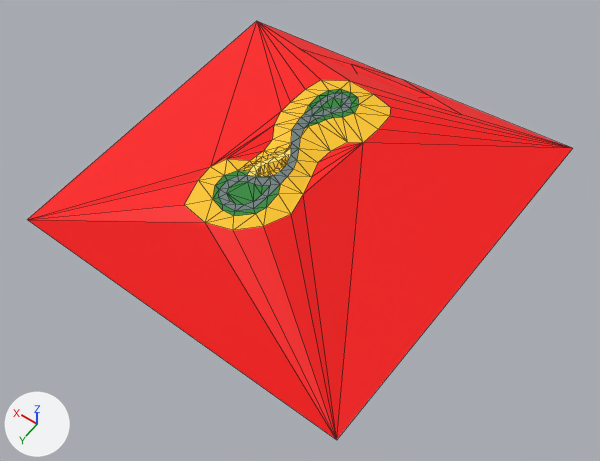
Before and after pictures for a commit that changed the Blender file assets/models/track/track model/track.blend.
Camera for both pictures: a camera (50 mm lens) standing at (-78.0, 104.7, 136.3) and looking at (-8.2, 7.0, -17.3). Lighting does not change. The marker at lower left points along +X, +Y and +Z. The first picture is the older version. Mesh edges are drawn as thin lines.

Names of what the first picture shows: 'Track'.
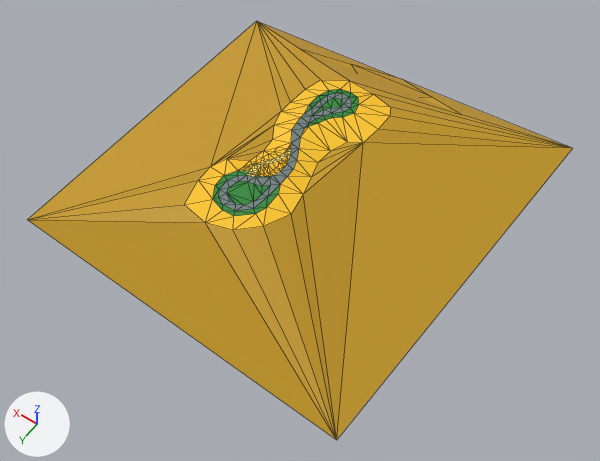
Boxes (x1, y1, x2, y2) around the edits, measured in the pictures (600 x 461 px):
'Track', recoloured, reshaped (red to yellow): (27, 21, 573, 440) in both
part 1 of me_plane, cut back: (227, 146, 299, 181) in both

Patch to the scene script:
```diff
--- a/assets/models/track/track model/track.blend.py
+++ b/assets/models/track/track model/track.blend.py
@@ mat_surface_ob @@
 mat_surface_ob = principled_material('surface_ob')
-mat_surface_ob.base_color = (1.0, 0.0, 0.0)  # red #ff0000
+mat_surface_ob.base_color = (0.565, 0.319, 0.011)  # yellow #c6991b
@@ me_plane @@
 # used by ob_track; location = (0.0, 0.0, 0.0)
-me_plane.from_pydata(...)  # 182 vertices, 312 faces; spans x -50.0..44.1, y -50.0..44.9, z -17.9..0.0
+me_plane.from_pydata(...)  # 219 vertices, 350 faces; spans x -50.0..44.1, y -50.0..44.9, z -17.9..0.1
+# me_plane part 1
+# 15 vertices are removed from x -1.9..2.9, y 1.2..10.0, z 0.0
+# 51 faces are deleted
+# 8 vertices in x -1.0..5.0, y 2.2..10.7, z -0.9..0.0 move by (0.0, 0.0, -0.2)
+# 5 vertices in x -2.4..-1.6, y 3.3..6.2, z -1.0..-0.3 move by (0.0, 0.0, -0.1)
+# 4 vertices in x -2.1..2.6, y 2.7..4.7, z -0.9..-0.7 move by (0.0, 0.0, 0.3)
+# 3 vertices in x -1.2..0.0, y 4.9..9.2, z -0.6..-0.3 move by (0.0, 0.0, -0.4)
+# 5 vertices move from x -2.1..2.3, y 4.0..9.7, z -1.1..0.0 to x -2.1..2.3, y 4.0..9.7, z -0.9..-0.3
+# 52 vertices are added at x -1.8..3.5, y 0.9..11.9, z -0.6..0.1
+# 38 new faces join them, mat_surface_sand (yellow #ffc822)
+# 45 new faces join them, mat_surface_sand_drive (yellow #ffe46f)
+# 2 new faces join them, mat_surface_grass (green #298935)
+# 4 new faces join them, mat_surface_road (grey #708080)
 me_plane.materials.append(mat_surface_grass)
```
